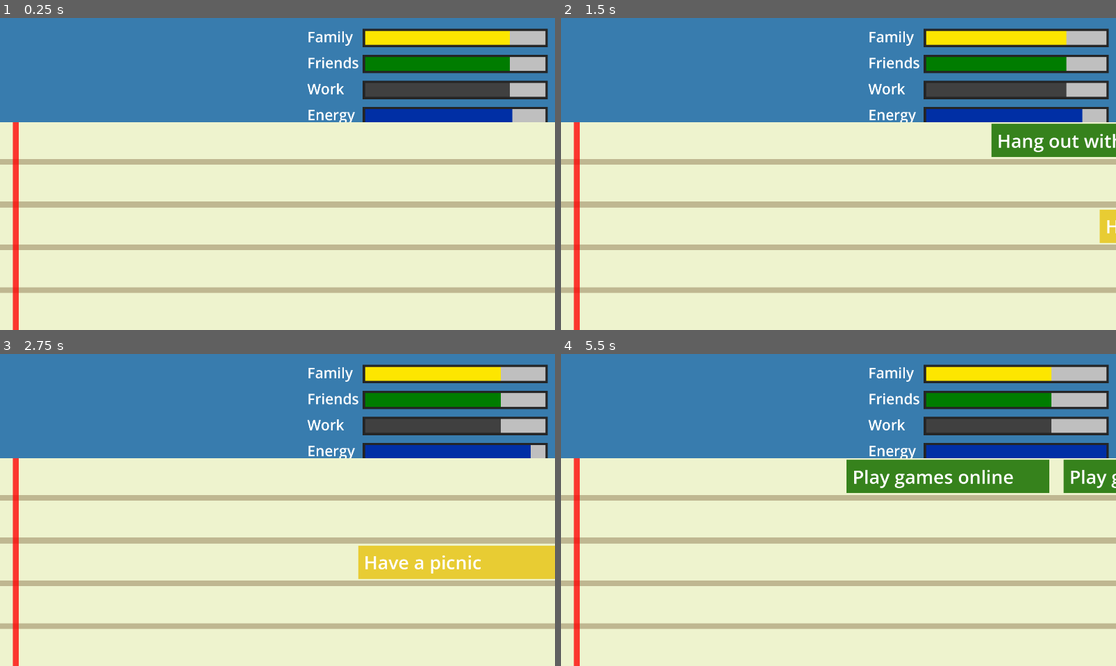
Above: before the commit, frames 1-4 (two rows, left to right).
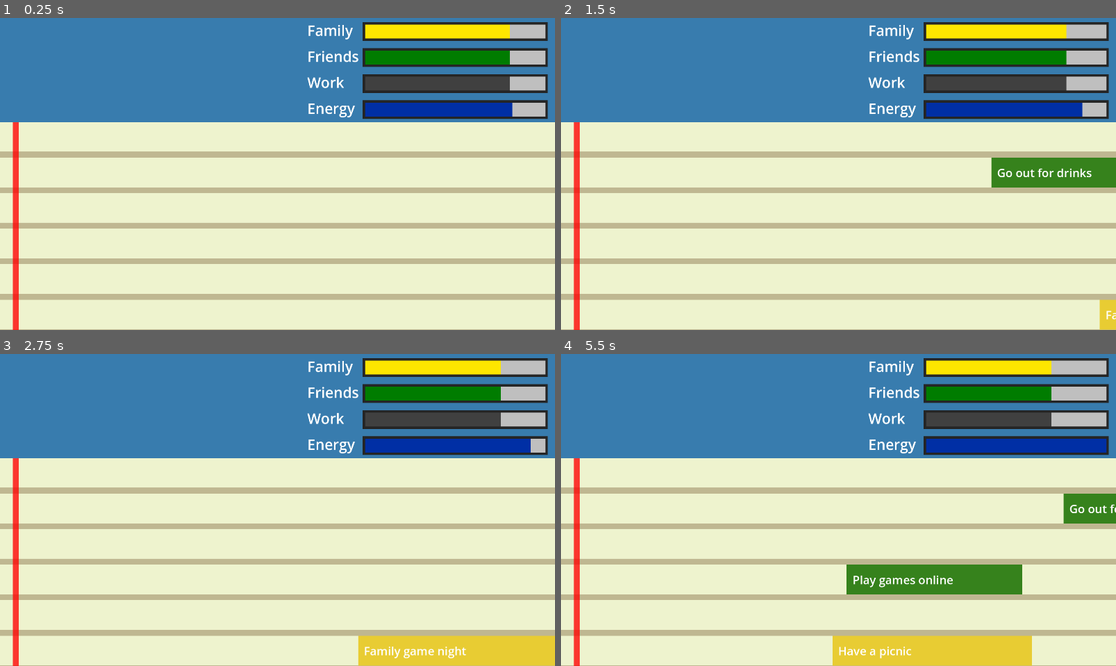
Above: after the commit, the same moments.

Repository: NOM1989/CalendarQuest
Game: Godot game, scene res://Scenes/main.tscn
Same seed, same stepped clock (60 frames per second), same inputs: the game is played once before the commit and once after it. Sound files missing from this copy of the repository are replaced by a short silence.
Inputs (mouse positions are in pixels of both pictures, inside the frame that each line leads up to; where the layout moved, square brackets give the same spot in the first picture):
- Up to frame 1 (0.25 s): no input
- Up to frame 2 (1.5 s): tap Enter at 0.5 s; tap Space (Spawn) at 0.6, 1.35 s
- Up to frame 3 (2.75 s): click (449, 510) [455, 475] at 2 s
- Up to frame 4 (5.5 s): click (1054, 650) [1016, 563] at 2.75 s; tap Space (Spawn) at 3.5, 3.6, 5.1 s; click (1110, 603) at 4.27 s

The runs differ from the first frame. In frame 1, 25% of the frame differs, in the area x 0-100%, y 1-100%; in frame 2, 29%; in frame 3, 31%; in frame 4, 35%.

Commit message:
Fixed font and sizes + particles

Diff:
--- a/Scenes/event.gd
+++ b/Scenes/event.gd
@@ -1,16 +1,23 @@
 extends CharacterBody2D
+
+const POOF = preload("res://Scenes/poof.tscn")
 
 var type : String = ''
 var speed : int = 500
-var length : int = 700
-var height : int = 115
+var length : int = 500
+var height : int
 var colour
+var tracks
 
 func _ready():
+	randomize()
+	length = randi_range(500, 1000)
 	$ColorRect.set_size(Vector2(length, height))
 	$Button.set_size(Vector2(length, height))
 	$Area2D/CollisionShape2D.scale.x = length
 	$Area2D.position.x = length/2
+	$ColorRect.position.y = -height/2
+	$Button.position.y = -height/2
 	if type == 'family':
 		colour = Color(0.91, 0.8, 0.2, 1.0)
 	elif type == 'friends':
@@ -19,13 +26,20 @@
 		colour = Color(0.26, 0.26, 0.26, 1.0)
 	$ColorRect.color = colour
 	randomize()
-	$Label.text = global.LABELS[type][randi() % global.LABELS[type].size()]
+	$Label.text = global.LABELS[type][randi() % global.LABELS[type].size()]#
+	$Label.label_settings.set_font_size(min(44, 240/tracks))
 
 func _physics_process(delta):
 	velocity.x = -speed
 	move_and_slide()
 
 func _on_button_pressed():
+	var poof_instance = POOF.instantiate()
+	poof_instance.position = position + Vector2(length/2, 0)
+	poof_instance.modulate = colour
+	poof_instance.process_material.emission_box_extents = Vector3(length/2, height/2, 1)
+	poof_instance.emitting = true
+	get_parent().add_child(poof_instance)
 	$Area2D.monitorable = false
 	visible = false
 	$AudioStreamPlayer.play()
--- a/Scenes/main.gd
+++ b/Scenes/main.gd
@@ -3,7 +3,7 @@
 const EVENT = preload("res://Scenes/event.tscn")
 const LANE = preload("res://lane.tscn")
 const LINE = preload("res://line.tscn")
-const TRACKS = 5
+const TRACKS = 6
 const line_height = 20
 const track_height = (720 - line_height*(TRACKS-1)) / TRACKS
 var multiplier = 2
@@ -15,12 +15,8 @@
 	'energy': 800
 }
 
-var is_setup = false
 
 func _process(delta):
-	if not is_setup:
-		setup()
-		is_setup = true
 	if Input.is_action_just_pressed("Exit"):
 		get_tree().quit()
 	if Input.is_action_just_pressed("Spawn"):
@@ -30,7 +26,7 @@
 		get_node("Stats/"+type+"/Bar").value = stats[type]
 	$Stats/energy/Bar.value = stats['energy']
 
-func setup():
+func _ready():
 	# Spawn lanes based on number of tracks
 	for i in TRACKS:
 		var new_line = LINE.instantiate()
@@ -51,10 +47,9 @@
 		if !get_node('Calendar/Lane'+str(i+1)+'/Area2D').has_overlapping_areas():
 			available.append(i+1)
 	if available.size() > 0:
-		# Eliot problem:
-		# event_instance.get_node('ColorRect').set_size(Vector2(700, track_height))
-		# event_instance.get_node('Button').set_size(Vector2(700, track_height))
+		event_instance.height = track_height + 1
 		event_instance.position = get_node('Calendar/Lane' + str(available[randi() % available.size()])).position
+		event_instance.tracks = TRACKS
 		$Events.add_child(event_instance)
 
 
--- a/Scenes/main.tscn
+++ b/Scenes/main.tscn
@@ -7,7 +7,12 @@
 [ext_resource type="Texture2D" uid="uid://cc8ic57ab7ofa" path="res://Sprites/ProgressBarGreen.png" id="5_iow3p"]
 [ext_resource type="Texture2D" uid="uid://bf0flmglfgci6" path="res://Sprites/ProgressBarGrey.png" id="6_kdbwt"]
 [ext_resource type="Texture2D" uid="uid://luscbxuxym3p" path="res://Sprites/ProgressBarBlue.png" id="7_8ss6o"]
-[ext_resource type="AudioStream" uid="uid://7gukpknu1id6" path="res://Sounds/261463__zagi2__metal-jungle.wav" id="8_3advk"]
+[ext_resource type="AudioStream" uid="uid://dbhurrihq47g0" path="res://Sounds/393489__sirplus__denseintenseloop16.wav" id="8_77jvf"]
+[ext_resource type="AudioStream" uid="uid://dl725ieh8fnvd" path="res://Sounds/494135__petebarry__fx_electronic_warning.wav" id="9_3x355"]
+
+[sub_resource type="Environment" id="Environment_y212t"]
+background_mode = 3
+glow_hdr_threshold = 1.5
 
 [sub_resource type="LabelSettings" id="LabelSettings_1akix"]
 font_size = 50
@@ -21,13 +26,16 @@
 [node name="Main" type="Node2D"]
 script = ExtResource("1_h86ou")
 
+[node name="WorldEnvironment" type="WorldEnvironment" parent="."]
+environment = SubResource("Environment_y212t")
+
 [node name="Background" type="ColorRect" parent="."]
 offset_right = 1920.0
 offset_bottom = 1080.0
 color = Color(0.219608, 0.486275, 0.682353, 1)
 
 [node name="Stats" type="Node2D" parent="."]
-position = Vector2(623, 67)
+position = Vector2(623, 45)
 
 [node name="family" type="Node2D" parent="Stats"]
 position = Vector2(600, 0)
@@ -170,8 +178,12 @@
 
 [node name="Sounds" type="Node" parent="."]
 
-[node name="AudioStreamPlayer" type="AudioStreamPlayer" parent="Sounds"]
-stream = ExtResource("8_3advk")
+[node name="BackgroundMusic" type="AudioStreamPlayer" parent="Sounds"]
+stream = ExtResource("8_77jvf")
+volume_db = -10.0
 autoplay = true
 
+[node name="Alarm" type="AudioStreamPlayer" parent="Sounds"]
+stream = ExtResource("9_3x355")
+
 [connection signal="timeout" from="Calendar/Timer" to="." method="_on_timer_timeout"]
--- /dev/null
+++ b/Scenes/poof.gd
@@ -0,0 +1,12 @@
+extends GPUParticles2D
+
+
+# Called when the node enters the scene tree for the first time.
+func _ready():
+	pass # Replace with function body.
+
+
+# Called every frame. 'delta' is the elapsed time since the previous frame.
+func _process(delta):
+	if !emitting:
+		queue_free()
--- /dev/null
+++ b/Scenes/poof.tscn
@@ -0,0 +1,46 @@
+[gd_scene load_steps=8 format=3 uid="uid://bgj1nv4n0su8p"]
+
+[ext_resource type="Texture2D" uid="uid://2m8l1aj2hwt6" path="res://Sprites/Square.png" id="1_kt6of"]
+[ext_resource type="Script" path="res://Scenes/poof.gd" id="2_b44ig"]
+
+[sub_resource type="Curve" id="Curve_gu537"]
+min_value = -200.0
+max_value = 200.0
+_data = [Vector2(0, 200), 0.0, 0.0, 0, 1, Vector2(0.126506, 200), 0.0, 0.0, 0, 0, Vector2(0.144578, 14.7368), 0.0, 0.0, 0, 0, Vector2(1, 1), 0.0, 0.0, 0, 0]
+point_count = 4
+
+[sub_resource type="CurveTexture" id="CurveTexture_ovfn1"]
+curve = SubResource("Curve_gu537")
+
+[sub_resource type="Curve" id="Curve_tf4ky"]
+_data = [Vector2(0, 1), 0.0, 0.0, 0, 0, Vector2(0.253012, 1), 0.0, 0.0, 0, 0, Vector2(0.560241, 0.0105263), 0.0, 0.0, 0, 0, Vector2(1, 0.0631579), 0.0, 0.0, 0, 0]
+point_count = 4
+
+[sub_resource type="CurveTexture" id="CurveTexture_rxpir"]
+curve = SubResource("Curve_tf4ky")
+
+[sub_resource type="ParticleProcessMaterial" id="ParticleProcessMaterial_tg8ge"]
+emission_shape = 3
+emission_box_extents = Vector3(100, 100, 1)
+particle_flag_disable_z = true
+gravity = Vector3(0, 0, 0)
+initial_velocity_min = 52.63
+initial_velocity_max = 273.68
+angular_velocity_min = -106.11
+angular_velocity_max = 242.53
+orbit_velocity_min = 0.0
+orbit_velocity_max = 0.0
+radial_accel_min = 1.0
+radial_accel_max = 1.0
+radial_accel_curve = SubResource("CurveTexture_ovfn1")
+scale_curve = SubResource("CurveTexture_rxpir")
+
+[node name="Poof" type="GPUParticles2D"]
+amount = 30
+process_material = SubResource("ParticleProcessMaterial_tg8ge")
+texture = ExtResource("1_kt6of")
+lifetime = 0.5
+one_shot = true
+explosiveness = 0.95
+randomness = 0.64
+script = ExtResource("2_b44ig")
Not shown: 1 places in Scenes/main.tscn that only renumber resources
Not shown, added: Sounds/494135__petebarry__fx_electronic_warning.wav.import
Binary file added: Sprites/Square.png
Not shown, added: Sprites/Square.png.import
Not shown, added: Sounds/494135__petebarry__fx_electronic_warning.wav
